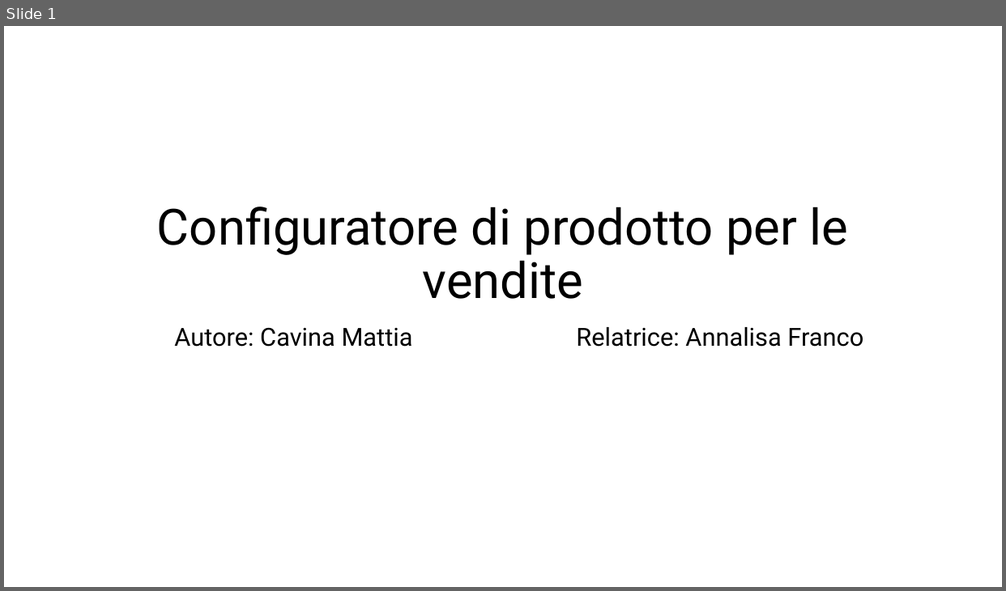
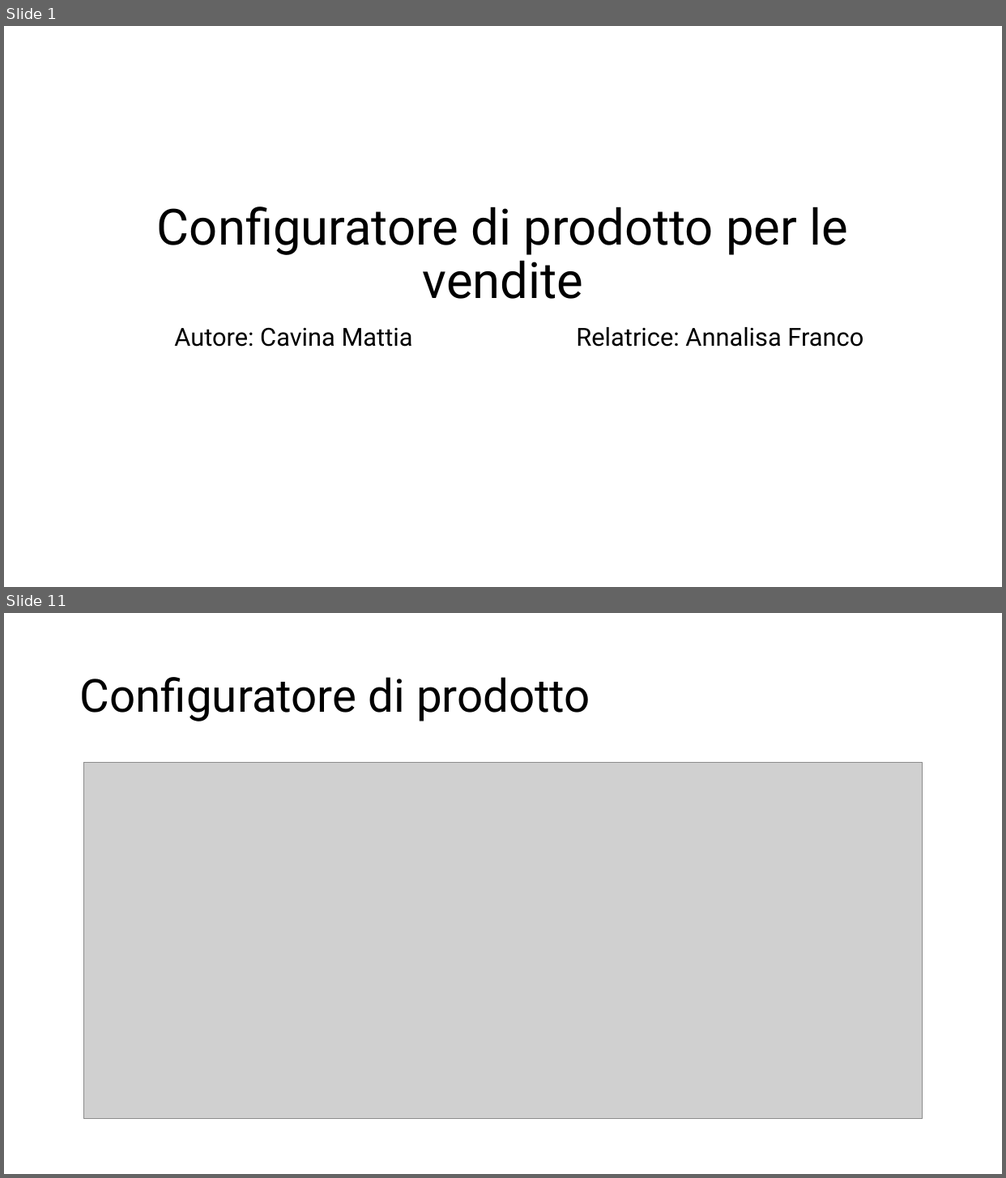
Before and after one commit to Cav95/Tesi_Triennale, a slide deck: Slide/Configuratore di prodotto per le vendite.pptx. Shown one above the other, each under a label of ours: slide 1 before the commit, slides 1 and 11 after it; the slides between them are not shown. The pictures are 1006x591 and 1006x1178 pixels, drawn with LibreOffice and Linux fonts; fonts in the diff are those of the drawing; grey boxes stand for pictures. Boxes give left, top, right and bottom in pixels: in the first picture for what was removed or moved away, otherwise in the second. Text is boxed around its words. In the diff, an @@ line names an element or a change of style, - is before the commit and + after.

```diff
--- a/Slide/Configuratore di prodotto per le vendite.pptx
+++ b/Slide/Configuratore di prodotto per le vendite.pptx
@@ slide 11 added at (4, 613, 1002, 1174), background #FFFFFF @@
@@ title added at (80, 677, 590, 722), 44 pt, text #000000 @@
+Configuratore di prodotto
@@ picture added at (84, 763, 922, 1119) @@
```
Also in this commit, not shown: 1 slide changed, 9 other slides added, 1 other file.
